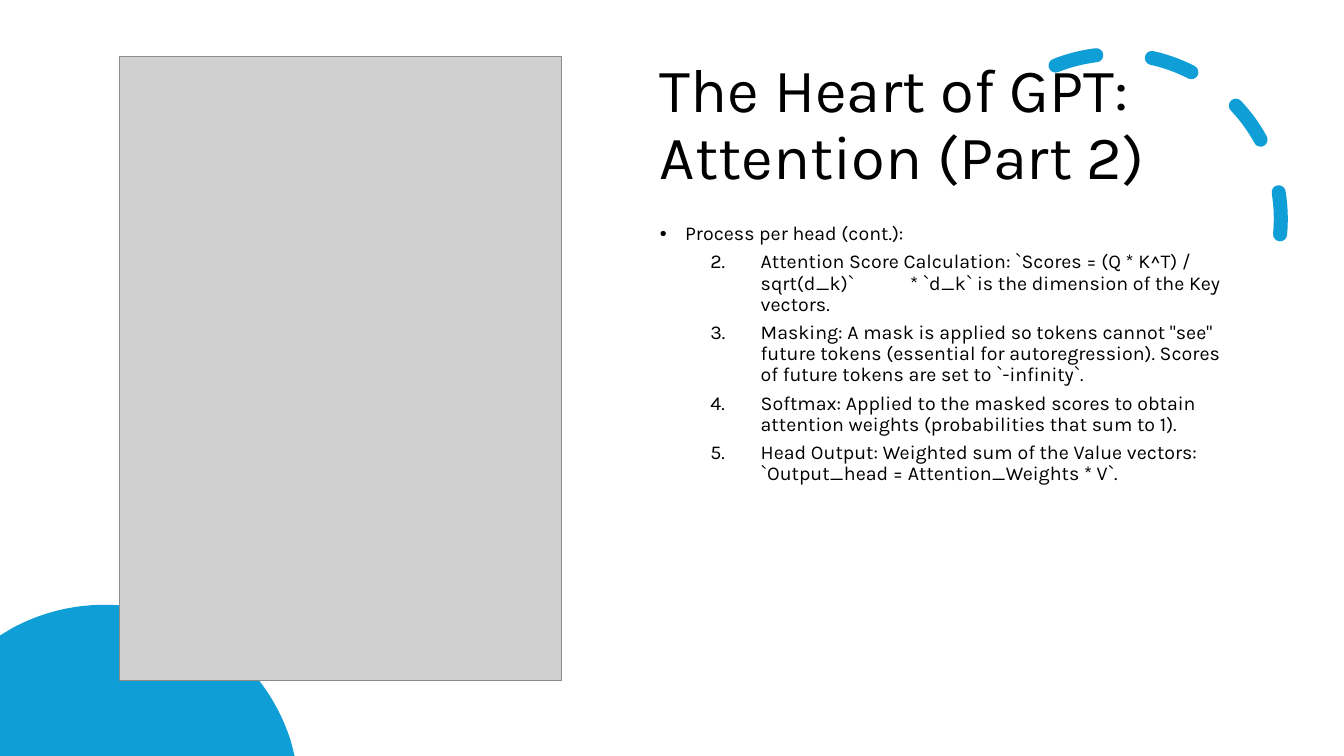
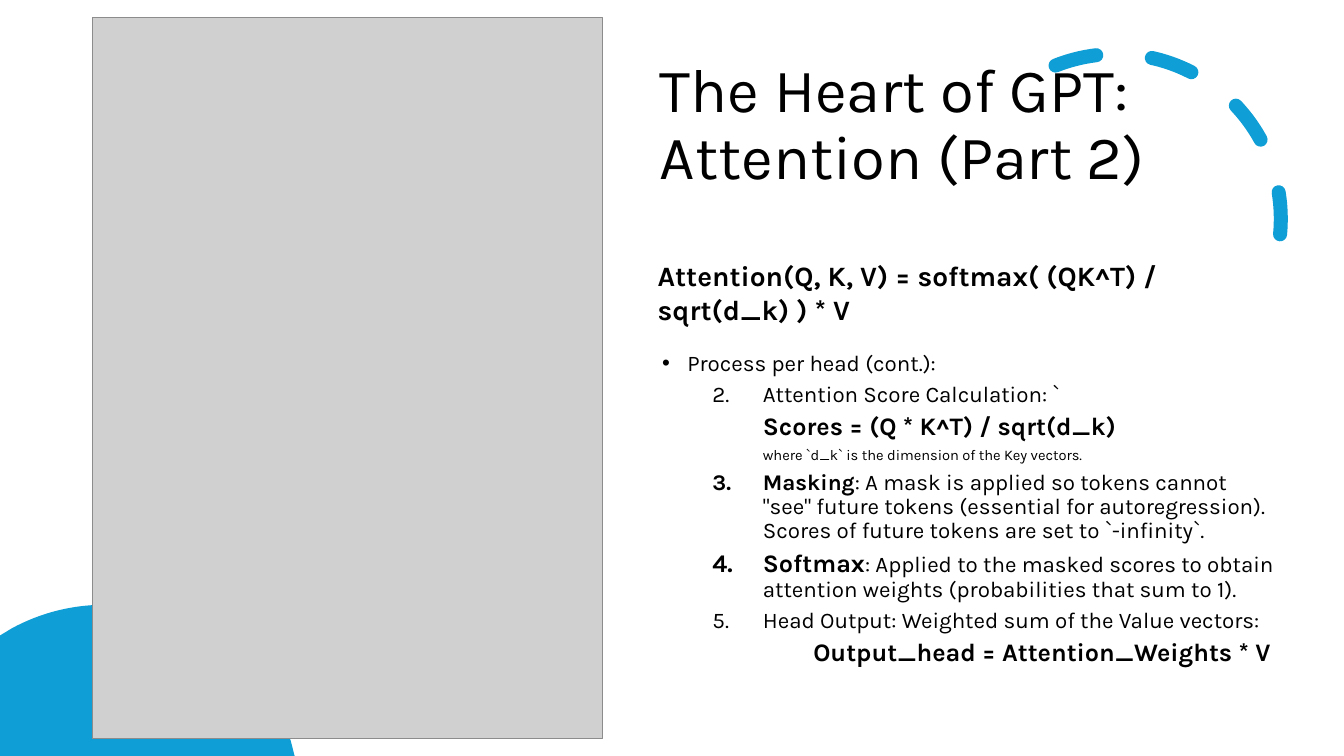
Before and after one commit to DennysMallqui/HPC-EP_LLM_PUB, a slide deck: slide 11 of Accelerating GPT-2 with GPUs - A Deep Dive.pptx. Drawn at 1344x756 pixels with LibreOffice and Linux fonts; fonts in the diff are those of the drawing; grey boxes stand for pictures. Boxes give left, top, right and bottom in pixels: in the first picture for what was removed or moved away, otherwise in the second. Text is boxed around its words. In the diff, an @@ line names an element or a change of style, - is before the commit and + after.

```diff
--- a/Accelerating GPT-2 with GPUs - A Deep Dive.pptx
+++ b/Accelerating GPT-2 with GPUs - A Deep Dive.pptx
@@ picture: place and size @@
-picture at bbox=[120, 56, 562, 682]
+picture at bbox=[93, 17, 604, 739]
@@ text added at bbox=[658, 265, 1136, 327], 20 pt, text #000000, bold @@
+Attention(Q, K, V) = softmax( (QK^T) / sqrt(d_k) ) * V
@@ text "Process per head (cont.):": place and size @@
-text "Process per head (cont.):" at bbox=[685, 226, 1220, 485]
+text "Process per head (cont.):" at bbox=[687, 355, 1273, 668]
@@ text at bbox=[687, 355, 1273, 603]: size 14 to 16 pt in "Process per head (cont.):", "Masking: A mask is applied so tokens ...", "Softmax: Applied to the masked scores to ..."; bold on in "Masking:", "Softmax:"; size 14 to 18 pt in "Softmax:" @@
@@ text at bbox=[763, 386, 1116, 464]: text changed; size 14 to 10.5 pt @@
-  2. Attention Score Calculation: `Scores = (Q * K^T) / sqrt(d_k)` * `d_k` is the dimension of the Key vectors.
+  2. Attention Score Calculation: `
+    Scores = (Q * K^T) / sqrt(d_k)
+    where `d_k` is the dimension of the Key vectors.
@@ text at bbox=[763, 612, 1270, 668]: text changed; size 14 to 16 pt @@
-  5. Head Output: Weighted sum of the Value vectors: `Output_head = Attention_Weights * V`.
+  5. Head Output: Weighted sum of the Value vectors:
+  Output_head = Attention_Weights * V
```
Also in this commit, not shown: 4 other slides changed.
